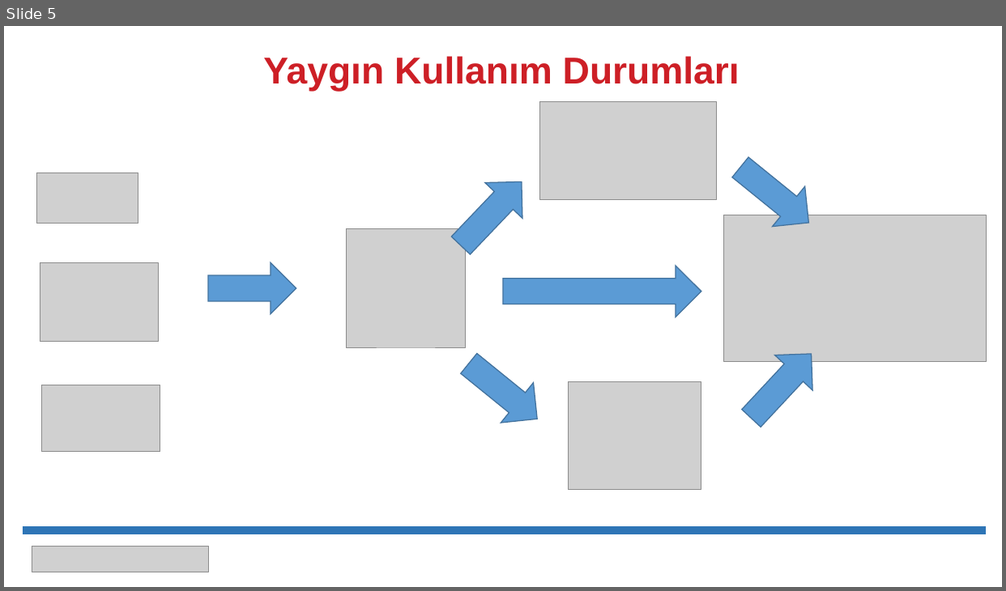
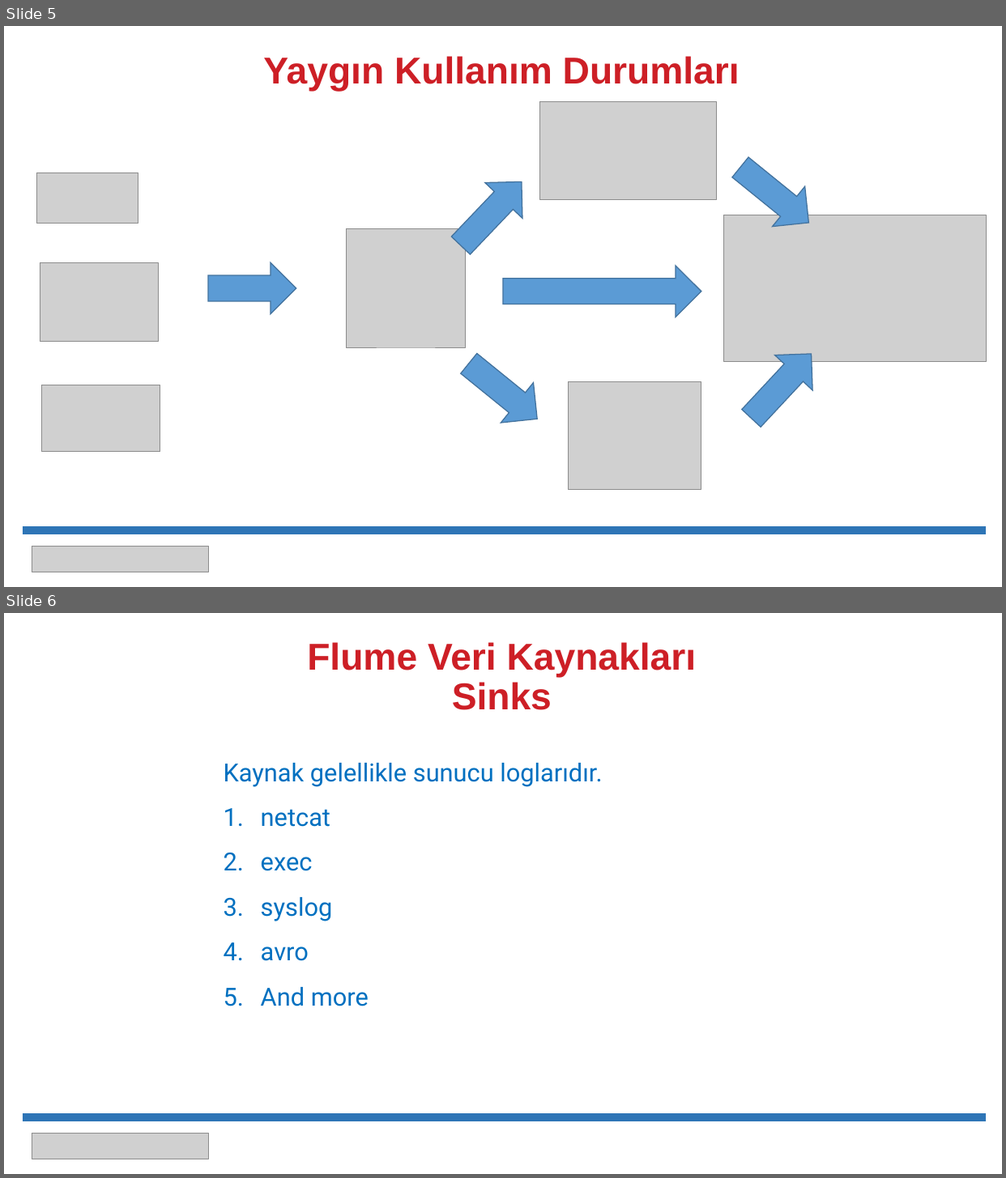
Before and after one commit to cengaarslan/hadoop-big-data, a slide deck: 06-Veri-Aktarimi/flume/00_flume_teori.pptx. Shown one above the other, each under a label of ours: slide 5 before the commit, slides 5 and 6 after it. The pictures are 1006x591 and 1006x1178 pixels, drawn with LibreOffice and Linux fonts; fonts in the diff are those of the drawing; grey boxes stand for pictures. Boxes give left, top, right and bottom in pixels: in the first picture for what was removed or moved away, otherwise in the second. Text is boxed around its words. In the diff, an @@ line names an element or a change of style, - is before the commit and + after.

Commit message:
flume notları düzenlendi

```diff
--- a/06-Veri-Aktarimi/flume/00_flume_teori.pptx
+++ b/06-Veri-Aktarimi/flume/00_flume_teori.pptx
@@ slide 6 added at [4, 613, 1002, 1174], background #FFFFFF @@
@@ text added at [307, 642, 697, 710], 36 pt, text #CD1F26, bold @@
+Flume Veri Kaynakları
+Sinks
@@ text added at [224, 763, 602, 1007], 24 pt, text #0070C0 @@
+Kaynak gelellikle sunucu loglarıdır.
+1. netcat
+2. exec
+3. syslog
+4. avro
+5. And more
@@ line added from (23, 1118) to (987, 1118), #2E75B6 8 pt @@
@@ picture added at [32, 1134, 208, 1160] @@
```
Also in this commit, not shown: 4 other files.
